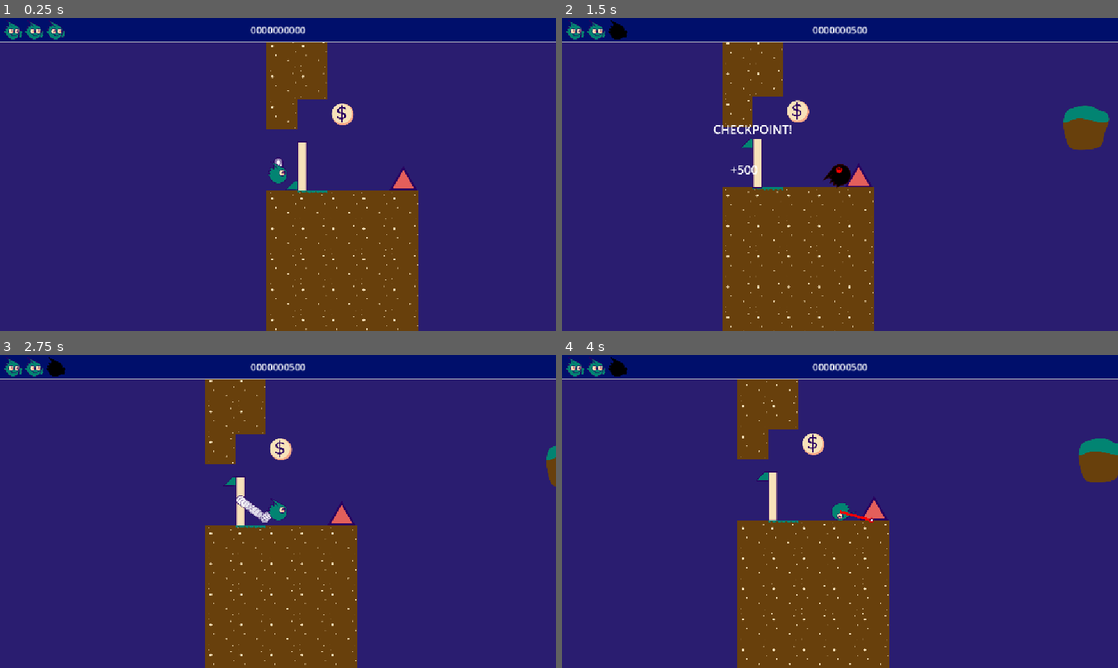
Above: before the commit, frames 1-4 (two rows, left to right).
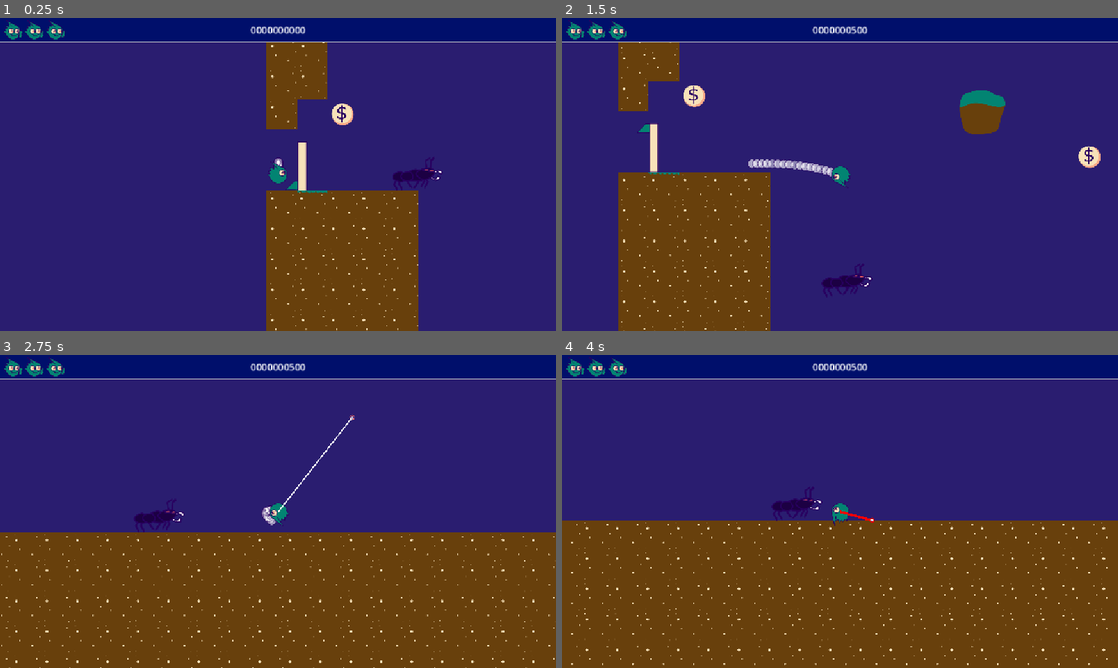
Above: after the commit, the same moments.

Repository: mathew-tran/littleguyjam
Game: Godot game, scene res://Scenes/Main.tscn
Same seed, same stepped clock (60 frames per second), same inputs: the game is played once before the commit and once after it. Sound files missing from this copy of the repository are replaced by a short silence.
Inputs (mouse positions are in pixels of both pictures, inside the frame that each line leads up to):
- Up to frame 1 (0.25 s): no input
- Up to frame 2 (1.5 s): move the mouse to (962, 158) at 0.52 s; press the mouse at (962, 158) at 0.53 s; hold D (MoveRight) 0.53-1.28 s; move the mouse to (728, 190) at 1.27 s; release the mouse at (728, 190) at 1.28 s; hold S (Down) from 1.28 s (still down); click (728, 190) at 1.35 s
- Up to frame 3 (2.75 s): move the mouse to (333, 442) at 2.02 s; release S (Down) at 2.03 s; press the mouse at (333, 442) at 2.03 s; hold D (MoveRight) from 2.03 s (still down); tap Space (Pop) at 2.1 s
- Up to frame 4 (4 s): move the mouse to (812, 574) at 2.77 s; release D (MoveRight) at 2.78 s; release the mouse at (812, 574) at 2.78 s; hold W (Up) 2.78-3.53 s; click (812, 574) at 2.85 s; move the mouse to (1006, 558) at 3.52 s; press the mouse at (1006, 558) at 3.53 s; hold A (MoveLeft) from 3.53 s (still down)

The runs differ from the first frame. In frame 1, 0.4% of the frame differs, in the area x 70-80%, y 44-56%; in frame 2, 27%; in frame 3, 37%; in frame 4, 39%, in the area x 0-100%, y 0-100%.

Commit message:
add basic ant enemy, was having an issue for a while with player position / scale going nan. turns out pin joint owners collision was disabled, and somehow affected it

Diff:
--- a/Prefab/CheckpointFlag.tscn
+++ b/Prefab/CheckpointFlag.tscn
@@ -4,6 +4,21 @@
 [ext_resource type="Texture2D" uid="uid://b4d2k6j3jxlsu" path="res://Art/Environment/Flag.png" id="1_n72wl"]
 [ext_resource type="Texture2D" uid="uid://yhsr5nnb03cj" path="res://Art/Environment/FlagPole.png" id="2_mvudn"]
 [ext_resource type="AudioStream" uid="uid://dej7m40eeunfu" path="res://Audio/SFX/Checkpoint.wav" id="4_m0lhp"]
+
+[sub_resource type="Animation" id="Animation_mvudn"]
+length = 0.001
+tracks/0/type = "value"
+tracks/0/imported = false
+tracks/0/enabled = true
+tracks/0/path = NodePath("TextureRect2:position")
+tracks/0/interp = 1
+tracks/0/loop_wrap = true
+tracks/0/keys = {
+"times": PackedFloat32Array(0),
+"transitions": PackedFloat32Array(1),
+"update": 0,
+"values": [Vector2(-50, 162)]
+}
 
 [sub_resource type="Animation" id="Animation_n72wl"]
 resource_name = "anim"
@@ -19,21 +34,6 @@
 "transitions": PackedFloat32Array(1, 1),
 "update": 0,
 "values": [Vector2(-50, 162), Vector2(-50, 0)]
-}
-
-[sub_resource type="Animation" id="Animation_mvudn"]
-length = 0.001
-tracks/0/type = "value"
-tracks/0/imported = false
-tracks/0/enabled = true
-tracks/0/path = NodePath("TextureRect2:position")
-tracks/0/interp = 1
-tracks/0/loop_wrap = true
-tracks/0/keys = {
-"times": PackedFloat32Array(0),
-"transitions": PackedFloat32Array(1),
-"update": 0,
-"values": [Vector2(-50, 162)]
 }
 
 [sub_resource type="AnimationLibrary" id="AnimationLibrary_m0lhp"]
--- /dev/null
+++ b/Prefab/Enemies/Ant.tscn
@@ -0,0 +1,43 @@
+[gd_scene load_steps=5 format=3 uid="uid://eygrdveujgmg"]
+
+[ext_resource type="Script" uid="uid://wsktoff705m5" path="res://Scripts/Enemies/Ant.gd" id="1_khoj4"]
+[ext_resource type="Texture2D" uid="uid://c76o6at5s2uue" path="res://Art/Enemies/Ant.png" id="1_tof7g"]
+
+[sub_resource type="RectangleShape2D" id="RectangleShape2D_tof7g"]
+size = Vector2(178, 89)
+
+[sub_resource type="RectangleShape2D" id="RectangleShape2D_khoj4"]
+size = Vector2(29.5, 47.5)
+
+[node name="Ant" type="CharacterBody2D"]
+collision_mask = 8
+motion_mode = 1
+platform_on_leave = 2
+script = ExtResource("1_khoj4")
+
+[node name="CollisionShape2D" type="CollisionShape2D" parent="."]
+position = Vector2(-8, 49.5)
+shape = SubResource("RectangleShape2D_tof7g")
+
+[node name="TextureRect" type="TextureRect" parent="CollisionShape2D"]
+offset_left = -119.5
+offset_top = -148.5
+offset_right = 133.5
+offset_bottom = 104.5
+pivot_offset = Vector2(126.5, 125.5)
+texture = ExtResource("1_tof7g")
+
+[node name="Area2D" type="Area2D" parent="CollisionShape2D/TextureRect"]
+position = Vector2(217.5, 114.5)
+collision_layer = 0
+
+[node name="CollisionShape2D" type="CollisionShape2D" parent="CollisionShape2D/TextureRect/Area2D"]
+position = Vector2(4.75, 13.75)
+shape = SubResource("RectangleShape2D_khoj4")
+
+[node name="RayCast2D" type="RayCast2D" parent="CollisionShape2D/TextureRect"]
+position = Vector2(222.5, 126.5)
+target_position = Vector2(50, 0)
+collision_mask = 8
+
+[connection signal="body_entered" from="CollisionShape2D/TextureRect/Area2D" to="." method="_on_area_2d_body_entered"]
--- a/Prefab/Player.tscn
+++ b/Prefab/Player.tscn
@@ -21,6 +21,7 @@
 mass = 0.3
 physics_material_override = SubResource("PhysicsMaterial_4o3m0")
 gravity_scale = 2.0
+can_sleep = false
 freeze_mode = 1
 contact_monitor = true
 max_contacts_reported = 100
--- a/Prefab/TongueEnd.tscn
+++ b/Prefab/TongueEnd.tscn
@@ -11,9 +11,10 @@
 offsets = PackedFloat32Array(0.0058309, 1)
 colors = PackedColorArray(1, 1, 1, 1, 1, 1, 1, 0)
 
-[node name="TongueEnd" type="StaticBody2D"]
+[node name="TongueEnd" type="RigidBody2D"]
 collision_layer = 0
 collision_mask = 0
+gravity_scale = 0.0
 script = ExtResource("1_37q28")
 
 [node name="Sprite2D" type="TextureRect" parent="."]
@@ -28,8 +29,8 @@
 
 [node name="PinJoint2D" type="PinJoint2D" parent="."]
 node_a = NodePath("..")
-disable_collision = false
-softness = 2.0
+bias = 0.9
+softness = 16.0
 
 [node name="Line2D" type="Line2D" parent="."]
 points = PackedVector2Array(0, 0, 0, -10)
--- a/Scenes/Levels/Level1.tscn
+++ b/Scenes/Levels/Level1.tscn
@@ -1,17 +1,18 @@
-[gd_scene load_steps=2 format=4 uid="uid://d27x3r18khlcl"]
+[gd_scene load_steps=3 format=4 uid="uid://d27x3r18khlcl"]
 
 [ext_resource type="PackedScene" uid="uid://digkimumsj2um" path="res://Scenes/Levels/LevelBase.tscn" id="1_5jgm0"]
+[ext_resource type="PackedScene" uid="uid://eygrdveujgmg" path="res://Prefab/Enemies/Ant.tscn" id="2_36ke7"]
 
 [node name="Node2D" instance=ExtResource("1_5jgm0")]
 
 [node name="TileMapLayer" parent="." index="0"]
 tile_map_data = PackedByteArray("AAABAAMAAgAAAAAAAAACAAMAAAAAAAAAAAADAAMAAAAAAAAAAAAEAAMAAAAAAAAAAAAEAAQAAAAAAAAAAAADAA …(17584 unchanged characters)…
 
-[node name="SpikeTileMap" parent="." index="1"]
-tile_map_data = PackedByteArray("AAAEAAIAAAAAAAAAAAA=")
-
 [node name="PickupTilemap" parent="." index="2"]
 tile_map_data = PackedByteArray("AAAPAAIAAAAAAAAAAAARAAIAAAAAAAAAAAATAAIAAAAAAAAAAAAVAAIAAAAAAAAAAAAFAPv/AAAAAAAAAAAGAPv/AAAAAAAAAAAHAPv/AAAAAAAAAAAgAAAAAAAAAAAAAAACAAAAAAAAAAAAAAA=")
 
 [node name="ExitDoor" parent="." index="4"]
 position = Vector2(8254, 252)
+
+[node name="Ant" parent="." index="6" instance=ExtResource("2_36ke7")]
+position = Vector2(508, 249)
--- a/Scenes/Levels/LevelBase.tscn
+++ b/Scenes/Levels/LevelBase.tscn
@@ -58,7 +58,7 @@
 
 [sub_resource type="TileSet" id="TileSet_7t6so"]
 tile_size = Vector2i(126, 126)
-physics_layer_0/collision_layer = 1
+physics_layer_0/collision_layer = 9
 physics_layer_0/physics_material = SubResource("PhysicsMaterial_63row")
 custom_data_layer_0/name = "TileType"
 custom_data_layer_0/type = 4
--- a/Scenes/Main.tscn
+++ b/Scenes/Main.tscn
@@ -23,6 +23,7 @@
 
 [node name="Player" parent="." instance=ExtResource("1_r150o")]
 position = Vector2(422, 134)
+disable_mode = 2
 
 [node name="Effects" type="Node2D" parent="." groups=["Effects"]]
 
--- /dev/null
+++ b/Scripts/Enemies/Ant.gd
@@ -0,0 +1,39 @@
+extends CharacterBody2D
+
+enum ENEMY_STATE {
+	MOVE_LEFT,
+	MOVE_RIGHT
+}
+
+var CurrentState = ENEMY_STATE.MOVE_RIGHT
+var MoveSpeed = 200
+
+@onready var Raycast = $CollisionShape2D/TextureRect/RayCast2D
+
+func _physics_process(delta: float) -> void:
+	if Raycast.get_collider():
+		SwitchDirection()
+	var newVelocity = velocity
+	match CurrentState:
+		ENEMY_STATE.MOVE_LEFT:
+			newVelocity.x = -MoveSpeed
+		ENEMY_STATE.MOVE_RIGHT:
+			newVelocity.x = MoveSpeed
+	newVelocity.y = 500
+	velocity = newVelocity
+	move_and_slide()
+
+func SwitchDirection():
+	print("switch")
+	match CurrentState:
+			ENEMY_STATE.MOVE_LEFT:
+				CurrentState = ENEMY_STATE.MOVE_RIGHT
+				$CollisionShape2D/TextureRect.scale = Vector2.ONE
+
+			ENEMY_STATE.MOVE_RIGHT:
+				CurrentState = ENEMY_STATE.MOVE_LEFT
+				$CollisionShape2D/TextureRect.scale = Vector2(-1, 1)
+
+func _on_area_2d_body_entered(body: Node2D) -> void:
+	if body is Player:
+		body.TakeDamage()
--- a/Scripts/LevelSpawner.gd
+++ b/Scripts/LevelSpawner.gd
@@ -16,7 +16,7 @@
 		room.queue_free()
 		print("room removed")
 
-	get_tree().create_timer(0.1).timeout
+	await get_tree().create_timer(0.1).timeout
 	var instance = LevelClass.instantiate() as LevelBase
 	instance.global_position = Rooms.back().GetExitDoor().GetSpawnPosition()
 
--- a/Scripts/Player.gd
+++ b/Scripts/Player.gd
@@ -73,19 +73,20 @@
 		TongueEndRef = TongueEndClass.instantiate()
 		TongueEndRef.OwnerObject = self
 		TongueEndRef.MaxLength = MaxLength
-		get_parent().add_child(TongueEndRef)
+
 
 
 		if $RayCast2D.is_colliding():
 			TongueEndRef.global_position = $RayCast2D.get_collision_point()
 			TongueEndRef.get_node("PinJoint2D").node_b = get_path()
+			get_parent().add_child(TongueEndRef)
 			TongueEndRef.SetupInitialTracking($RayCast2D.get_collision_point(), $RayCast2D.get_collider().get_path())
 			angular_velocity = 0
 			$RayCast2D.enabled = false
 			TongueEndRef.EmitParticle()
 		else:
 			TongueEndRef.global_position = to_global($RayCast2D.target_position)
-
+			get_parent().add_child(TongueEndRef)
 
 
 func _physics_process(delta):
--- a/Scripts/TongueEnd.gd
+++ b/Scripts/TongueEnd.gd
@@ -1,4 +1,4 @@
-extends StaticBody2D
+extends RigidBody2D
 
 var OwnerObject = null
 
@@ -18,12 +18,17 @@
 
 func SetupInitialTracking(trackedPosition, connectionJointPath):
 	$ConnectionJoint.node_b = connectionJointPath
+
 	CollisionPosition = trackedPosition
 	LocalOffset = GetSurface().to_local(CollisionPosition)
 	LocalRotationOffset = global_rotation - GetSurface().global_rotation
 	Finder.GetGame().Slomo(.8, .1, .001)
+	print("NODE:" +  str($ConnectionJoint.node_b))
+	print("PIN NODE:" +  str($PinJoint2D.node_b))
+	print("OwnerObject" + str(OwnerObject.name))
 	await get_tree().create_timer(.1).timeout
 	$AudioStreamPlayer2D.play()
+	print("STARTED" + name)
 
 
 
@@ -40,17 +45,23 @@
 	if bEnabled == false:
 		return
 	if is_instance_valid(OwnerObject) == false:
+		print("OWNER OBJECT BROKEN")
 		return
 
+	print("B IS KILLED: " + str(bIsKilled))
+	print("PINJOINT 2D NODE B" + str($PinJoint2D.node_b))
+	print("ConnectionJoint 2D NODE B" + str($ConnectionJoint.node_b))
+	print("OWNER OBJECT POS:" + str(OwnerObject.global_position))
+	print("OWNER OBJECT POS:" + str(OwnerObject.scale))
 	$Line2D.points[1] = to_local(OwnerObject.global_position)
 	if bIsKilled:
 		Progress += delta * 40
-		$Line2D.points[0] = to_local(lerp(self.global_position, OwnerObject.global_position, Progress))
+		$Line2D.points[0] = to_local(lerp(global_position, OwnerObject.global_position, Progress))
 		$Sprite2D.visible = false
 		if Progress >= 1:
 			queue_free()
 	else:
-		$Line2D.points[0] = to_local(self.global_position)
+		$Line2D.points[0] = to_local(global_position)
 		if $PinJoint2D.node_b != OwnerObject.get_path() or get_node_or_null($ConnectionJoint.node_b) == null:
 			if $KillTimer.time_left == 0.0:
 				$KillTimer.start()
@@ -69,6 +80,8 @@
 		return
 	if is_instance_valid(OwnerObject) == false:
 		return
+
+
 	if $PinJoint2D.node_b != OwnerObject.get_path():
 		return
 
@@ -92,6 +105,7 @@
 		return
 	$PinJoint2D.node_b = get_path()
 	var direction = (OwnerObject.global_position - global_position).normalized()
+
 	OwnerObject.global_position += direction * 20
 	bInitialImpulse = false
 	$PinJoint2D.node_b = OwnerObject.get_path()
--- a/project.godot
+++ b/project.godot
@@ -64,6 +64,11 @@
 
 2d_physics/layer_2="SPIKE"
 2d_physics/layer_3="COINS"
+2d_physics/layer_4="TERRAIN"
+
+[physics]
+
+2d/physics_engine="GodotPhysics2D"
 
 [rendering]
 
Binary file added: Art/Enemies/Ant.png
Not shown, added: Art/Enemies/Ant.png.import
Not shown, added: Scripts/Enemies/Ant.gd.uid
